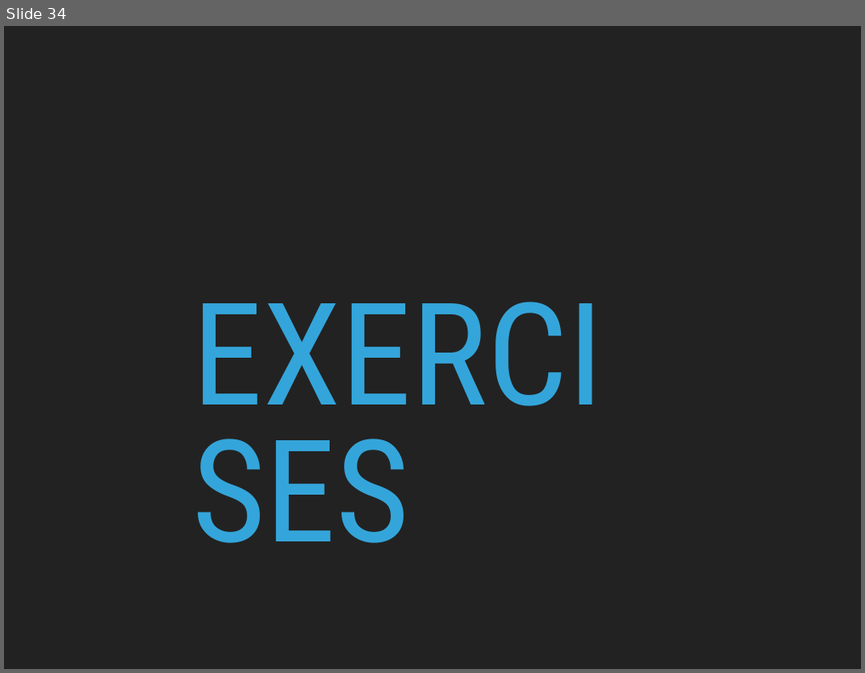
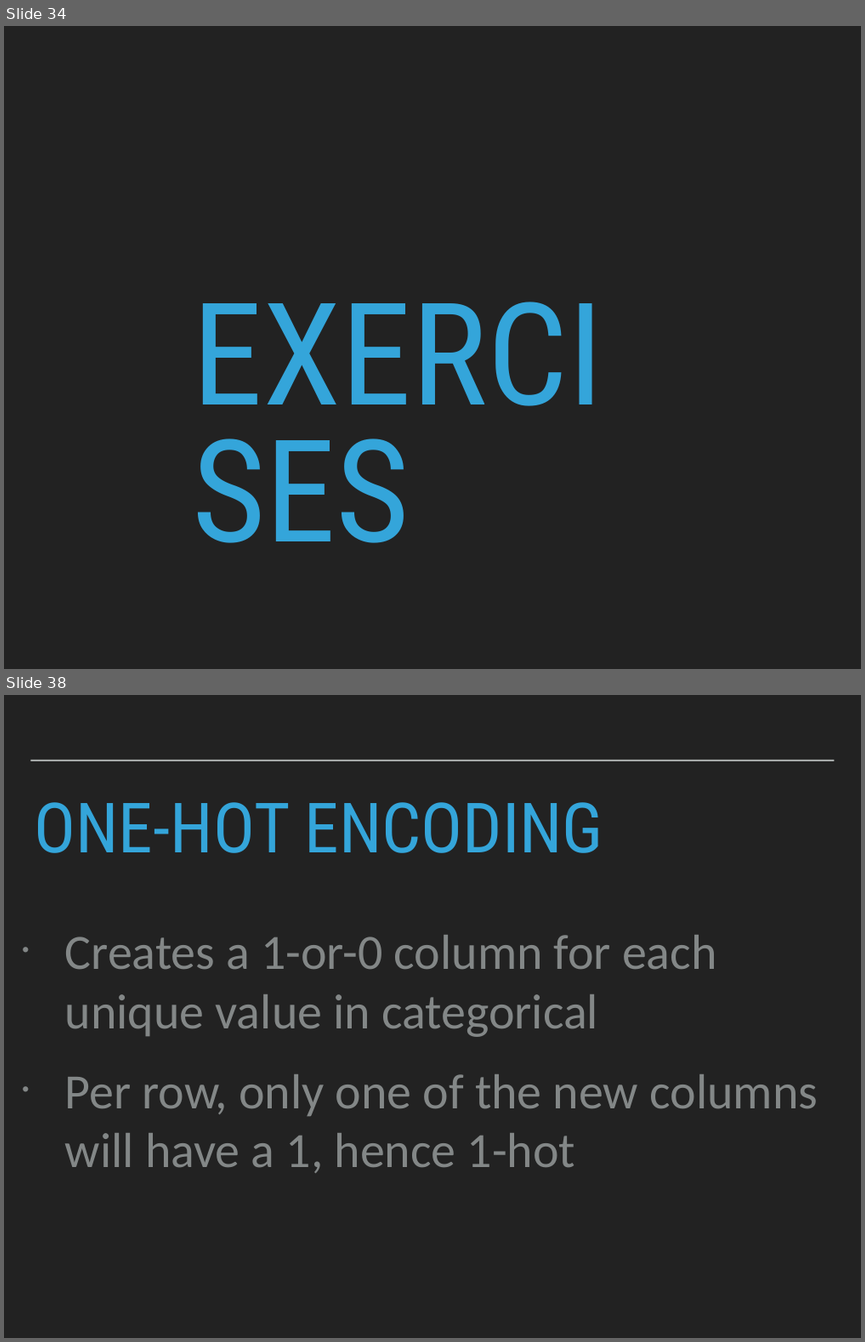
Before and after one commit to patricks1/noble-machine-learning, a slide deck: Session2/Session2_Slides.pptx. Shown one above the other, each under a label of ours: slide 34 before the commit, slides 34 and 38 after it; the slides between them are not shown. The pictures are 865x673 and 865x1342 pixels, drawn with LibreOffice and Linux fonts; fonts in the diff are those of the drawing. Boxes give left, top, right and bottom in pixels: in the first picture for what was removed or moved away, otherwise in the second. Text is boxed around its words. In the diff, an @@ line names an element or a change of style, - is before the commit and + after.

```diff
--- a/Session2/Session2_Slides.pptx
+++ b/Session2/Session2_Slides.pptx
@@ slide 38 added at <box>4,695,861,1338</box>, background #222222 @@
@@ line added from (30, 760) to (834, 760), #A6AAA9 2 pt @@
@@ title added at <box>34,802,603,853</box>, 82.8 pt, text #34A5DA @@
+ONE-HOT ENCODING
@@ text added at <box>65,935,817,1173</box>, 58.9 pt, text #838787 @@
+• Creates a 1-or-0 column for each unique value in categorical
+• Per row, only one of the new columns will have a 1, hence 1-hot
```
Also in this commit, not shown: 4 slides changed, 38 other slides added, 25 slides removed, 3 other files.
